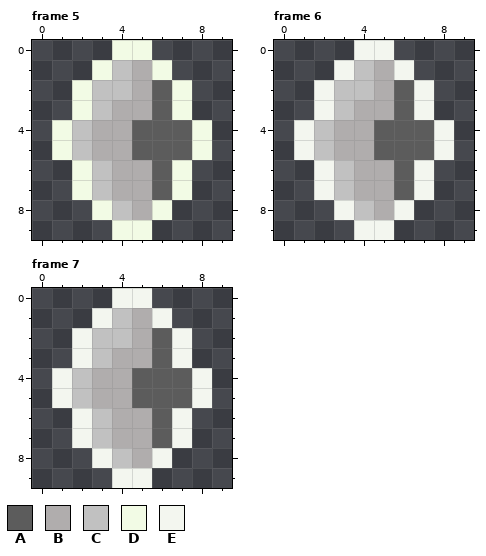
One commit to this pixel-art file: Art/misc/portals/portal_idle.ase. Above: the version before the commit.
10x10 pixels, 7 frames. Colours within 5 levels of each other are drawn and written as one. Shown: frame 5, frame 6, frame 7. The commit also changed other frames, which this record leaves out.
Palette (. is transparent): A #5c5c5c  B #b0adad  C #c1c1c1  D #f2fbe5  E #f3f6ef
Pixels before, frame 5, first column x 1:
 0 ...DD...
 1 ..DCBD..
 2 .DCCBAD.
 3 .DCBBAD.
 4 DCBBAAAD
 5 DCBBAAAD
 6 .DCBBAD.
 7 .DCBBAD.
 8 ..DCBD..
 9 ...DD...
Pixels before, frame 6, first column x 1:
 0 ...EE...
 1 ..ECBE..
 2 .ECCBAE.
 3 .ECBBAE.
 4 ECBBAAAE
 5 ECBBAAAE
 6 .ECBBAE.
 7 .ECBBAE.
 8 ..ECBE..
 9 ...EE...
Pixels before, frame 7, first column x 1:
 0 ...EE...
 1 ..ECBE..
 2 .ECCBAE.
 3 .ECBBAE.
 4 ECBBAAAE
 5 ECBBAAAE
 6 .ECBBAE.
 7 .ECBBAE.
 8 ..ECBE..
 9 ...EE...
The result:
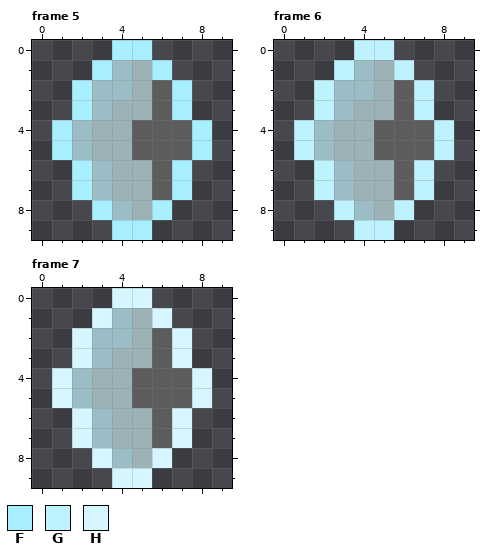
Colours new in this view: F #a7eeff  G #bef2ff  H #d6f7ff
From old to new:
layer "Layer" now hidden
layer "blue_going" added
Colour B changes from #b0adad to #9cb2b7.
Colour C changes from #c1c1c1 to #9bbdc5.
Frame 5, layer "blue_going":
Colour D gives way to colour F in row 0 at x 4 to 5; in row 1 at x 3 and 6; in rows 2 to 3 at x 2 and 7; in rows 4 to 5 at x 1 and 8; in rows 6 to 7 at x 2 and 7; in row 8 at x 3 and 6.
Colour D gives way to colour F in row 9 at x 4 to 5.
Frame 6, layer "blue_going":
Colour E gives way to colour G in row 0 at x 4 to 5; in row 1 at x 3 and 6; in rows 2 to 3 at x 2 and 7; in rows 4 to 5 at x 1 and 8; in rows 6 to 7 at x 2 and 7; in row 8 at x 3 and 6.
Colour E gives way to colour G in row 9 at x 4 to 5.
Frame 7, layer "blue_going":
Colour E gives way to colour H in row 0 at x 4 to 5; in row 1 at x 3 and 6; in rows 2 to 3 at x 2 and 7; in rows 4 to 5 at x 1 and 8; in rows 6 to 7 at x 2 and 7; in row 8 at x 3 and 6.
Colour E gives way to colour H in row 9 at x 4 to 5.
Pixel boxes of the changes (left, top, right, bottom) in both pictures:
changed: (52, 40, 212, 240)
changed: (294, 40, 454, 240)
changed: (52, 288, 212, 488)
